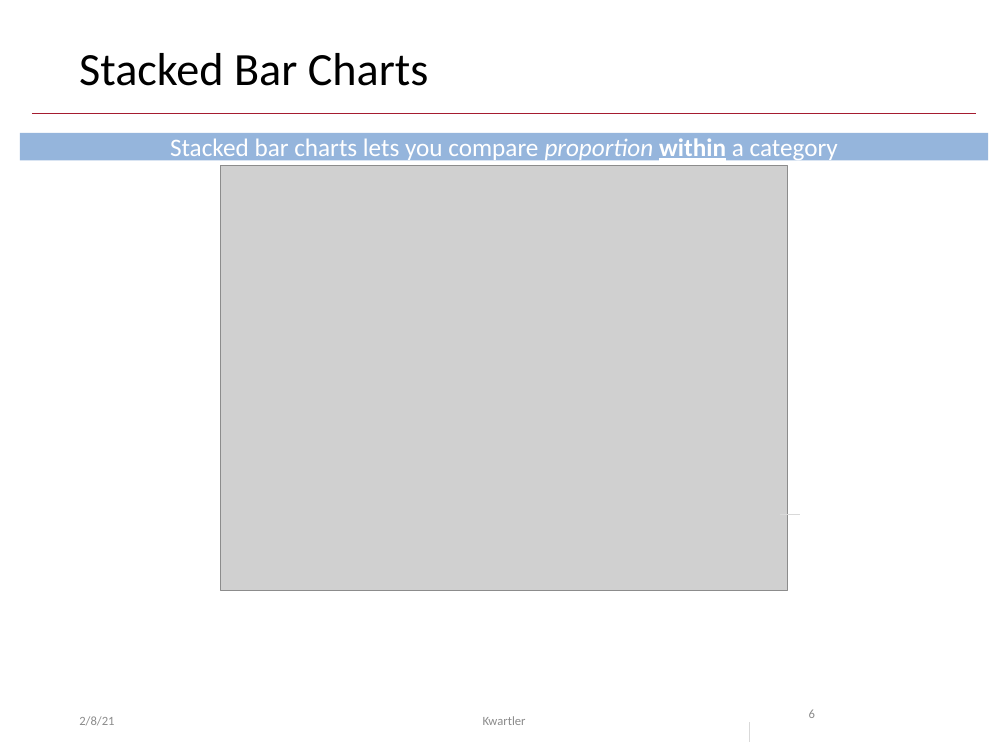
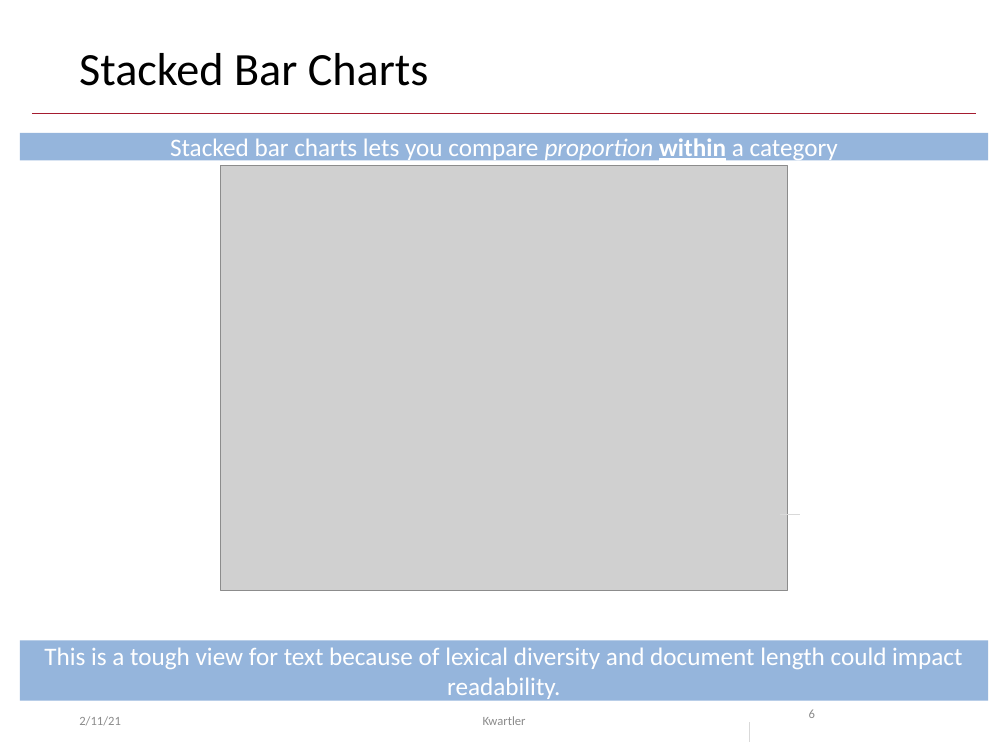
Before and after one commit to kwartler/Harvard_NLP_Student, a slide deck: slide 6 of lessons/C_PreProcessingTxt_BOW/Class3A_Freq_Assocs.pptx. Drawn at 1008x756 pixels with LibreOffice and Linux fonts; fonts in the diff are those of the drawing; grey boxes stand for pictures. Boxes give left, top, right and bottom in pixels: in the first picture for what was removed or moved away, otherwise in the second. Text is boxed around its words. In the diff, an @@ line names an element or a change of style, - is before the commit and + after.

```diff
--- a/lessons/C_PreProcessingTxt_BOW/Class3A_Freq_Assocs.pptx
+++ b/lessons/C_PreProcessingTxt_BOW/Class3A_Freq_Assocs.pptx
@@ rectangle added at [20, 640, 989, 701], fill #95B5DC, 18 pt, text #FFFFFF @@
+This is a tough view for text because of lexical diversity and document length could impact readability.
@@ text at [79, 716, 121, 726]: text changed @@
-2/8/21
+2/11/21
```
Also in this commit, not shown: 16 other slides changed, 1 other file.
